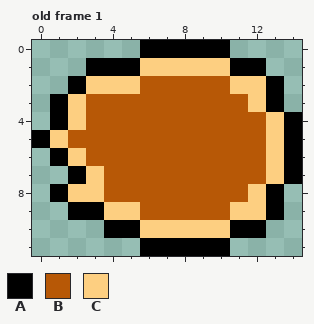
Edited in one commit: pixel-art file (Aseprite/PrimalAspid_Proyectile.aseprite). This is how it looked before the edit.
15x12 pixels, 1 frame. Shown: old frame 1. The commit also changed other frames, which this record leaves out.
Palette (. is transparent): A #000000  B #b75806  C #fdcf81
Pixels before, old frame 1, first column x 0:
 0 ......AAAAA....
 1 ...AAACCCCCAA..
 2 ..ACCCBBBBBCCA.
 3 .ACBBBBBBBBBCA.
 4 .ACBBBBBBBBBBCA
 5 ACBBBBBBBBBBBCA
 6 .ACBBBBBBBBBBCA
 7 ..ACBBBBBBBBBCA
 8 .ACCBBBBBBBBCA.
 9 ..AACCBBBBBCCA.
10 ....AACCCCCAA..
11 ......AAAAA....
And afterwards:
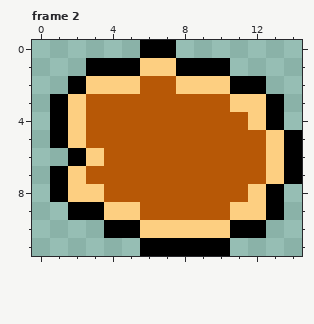
A new or re-ordered frame is compared with the old frame closest to it.
What changed:
frames 1 -> 4
Frame 2 is new; against old frame 1:
Colour A now appears in row 7 at x 1.
The author changed colour C to colour A in row 1 at x 8 to 10; in row 2 at x 11 to 12; in row 4 at x 13; in row 5 at x 1; in row 6 at x 2.
The author changed colour C to colour B in row 7 at x 3.
The author changed colour A to colour C in row 7 at x 2.
The author changed colour B to colour C in row 2 at x 8 to 10; in row 3 at x 11; in row 4 at x 12; in row 5 at x 2; in row 6 at x 3.
The edit erases colour A in row 0 at x 8 to 10; in row 1 at x 11 to 12; in row 2 at x 13; in row 4 at x 14; in row 5 at x 0; in row 6 at x 1.
Where, in picture pixels (left, top, right, bottom), the same in both pictures:
changed: (176, 40, 302, 130)
changed: (32, 130, 104, 184)
